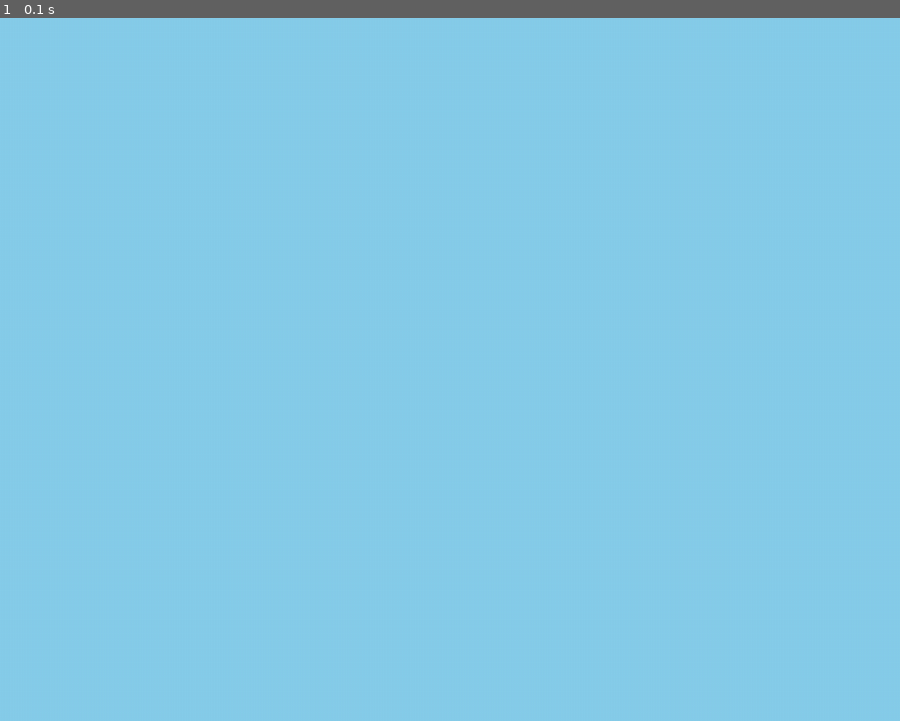
Above: before the commit, frame 1.
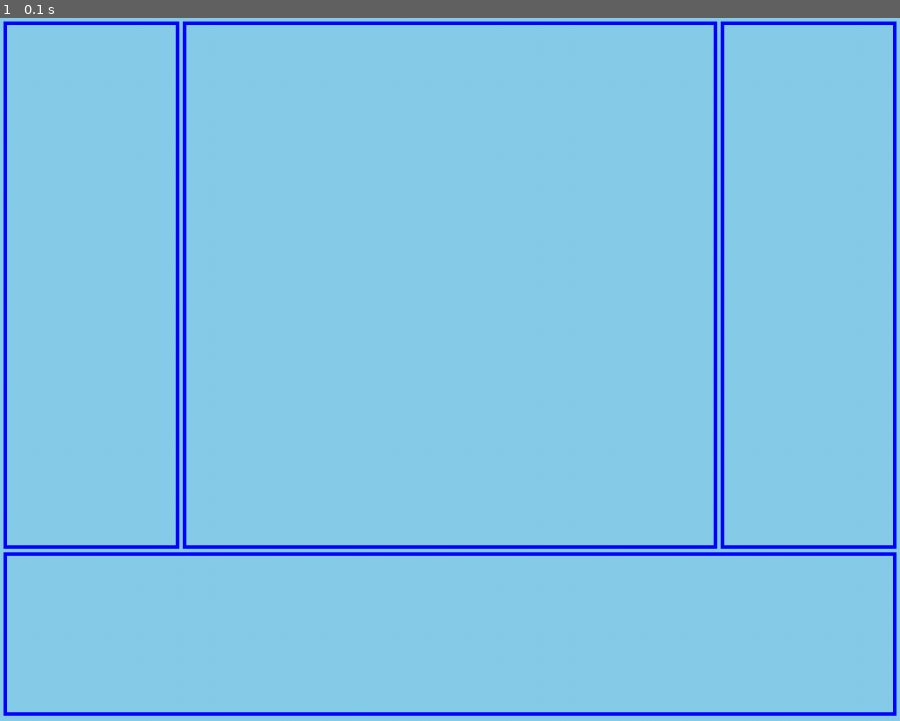
Above: after the commit, the same moment.

Repository: zzzHonore/hector
Game: pygame game, started from main.py
Two runs of this game, one before a commit and one after it. Both use one fixed random seed, a clock stepped at 60 frames per second and the inputs below.
Inputs:
- Up to frame 1 (0.1 s): no input

The runs differ from the first frame. In frame 1, 4.8% of the frame differs, in the area x 0-100%, y 0-100%.

Commit message:
Add files via upload

Diff:
--- a/chess_game.py
+++ b/chess_game.py
@@ -1,4 +1,5 @@
 from game_constants import *
+from colors import *
 from evt_obj import EvtObj
 import pygame as pg
 import time as t
@@ -61,26 +62,30 @@
     def __init__(self, game, r):
         EvtObj.__init__(self)
         self.game, self.rect = game, r
-    def draw(self): pass
+
+    def frame_area(self):
+        pg.draw.rect(self.game.win, BLUE, self.rect,4)
+    def draw(self):
+        self.frame_area()
 class chess_game_area(GameArea):
     def __init__(self, game, r):
         GameArea.__init__(self, game, r)
-    def draw(self): pass
+    def draw(self): GameArea.draw(self)
 
 class chess_history_area(GameArea):
     def __init__(self, game, r):
         GameArea.__init__(self, game, r)
-    def draw(self): pass
+    def draw(self): GameArea.draw(self)
 
 class chess_player_area(GameArea):
     def __init__(self, game, r):
         GameArea.__init__(self, game, r)
-    def draw(self): pass
+    def draw(self): GameArea.draw(self)
 
 class chess_control_area(GameArea):
     def __init__(self, game, r):
         GameArea.__init__(self, game, r)
-    def draw(self): pass
+    def draw(self): GameArea.draw(self)
 class ChessGame(Game):
     def __init__(self, window, clock):
         Game.__init__(self, window, clock)
--- a/game_constants.py
+++ b/game_constants.py
@@ -3,7 +3,7 @@
 WINDOW_WIDTH, WINDOW_HEIGHT = 1024, 800
 GAME_BG_COLOR = (135, 206, 235)
 FRAME_RATE = 60
-PLAYER_RECT = (0,0,200,400)
-GAME_RECT = (200,0,600,600)
-HIST_RECT = (800,0,200,600)
-CONTROL_RECT = (0,600,1000,200)
+PLAYER_RECT = (4,4,200,600)
+GAME_RECT = (208,4,608,600)
+HIST_RECT = (820,4,200,600)
+CONTROL_RECT = (4,608,1016,186)
